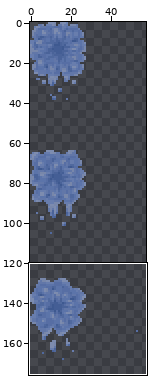
A sprite sheet gets an edit: assets/spellvox/textures/custom/items/events/water_top.png. Above, an overview of the earlier version with the close-up marked.
Close-up. As it was:
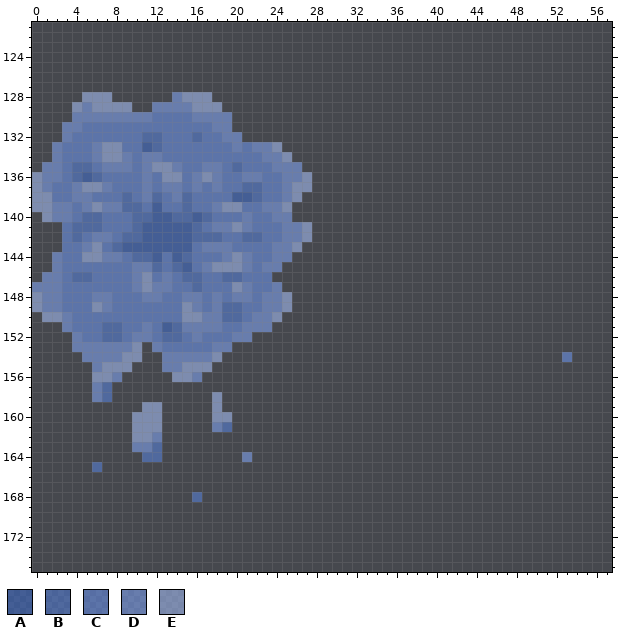
The file is 64x192 pixels. Shown: x 0..57, y 121..175. The wide view leaves out empty margins. The commit also changed other parts of the picture, which this record leaves out.
Palette (. is transparent): A #4270cd8f  B #5782dd8f  C #6d96f18f  D #82a6f88f  E #a8c1fb8f
The result:
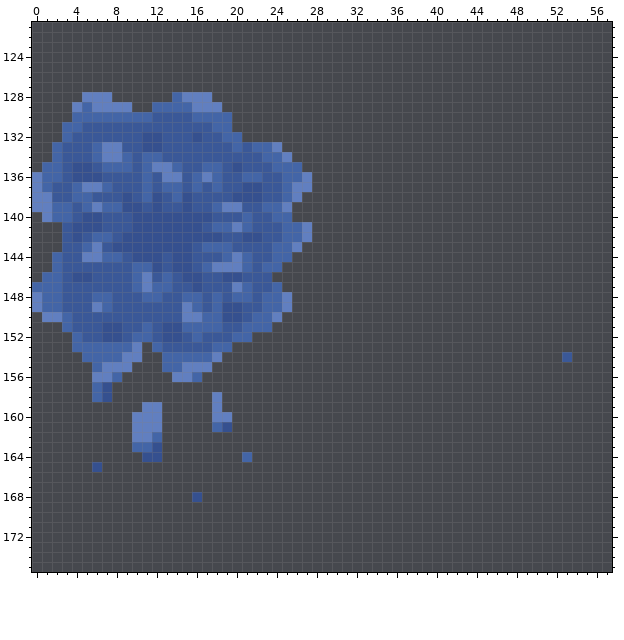
Changes in this commit:
Colour B changes from #5782dd8f to #2e54abb3.
Colour C changes from #6d96f18f to #355fb8b3.
Colour D changes from #82a6f88f to #4271cdb3.
Colour E changes from #a8c1fb8f to #6c96f1b3.
The edit turns colour A into colour B in row 133 at x 11; in row 136 at x 5; in row 138 at x 20 to 21; in row 139 at x 12; in row 140 at x 12 to 13 and 16; in rows 141 to 142 at x 11 to 15.
The edit turns colour A into colour B in row 143 at x 9 to 15; in row 144 at x 12 and 14; in row 145 at x 15; in row 151 at x 13.
Changed places in both close-ups, as pixel boxes (x1, y1, x2, y2):
changed: (32, 92, 312, 502)
changed: (562, 352, 572, 362)
